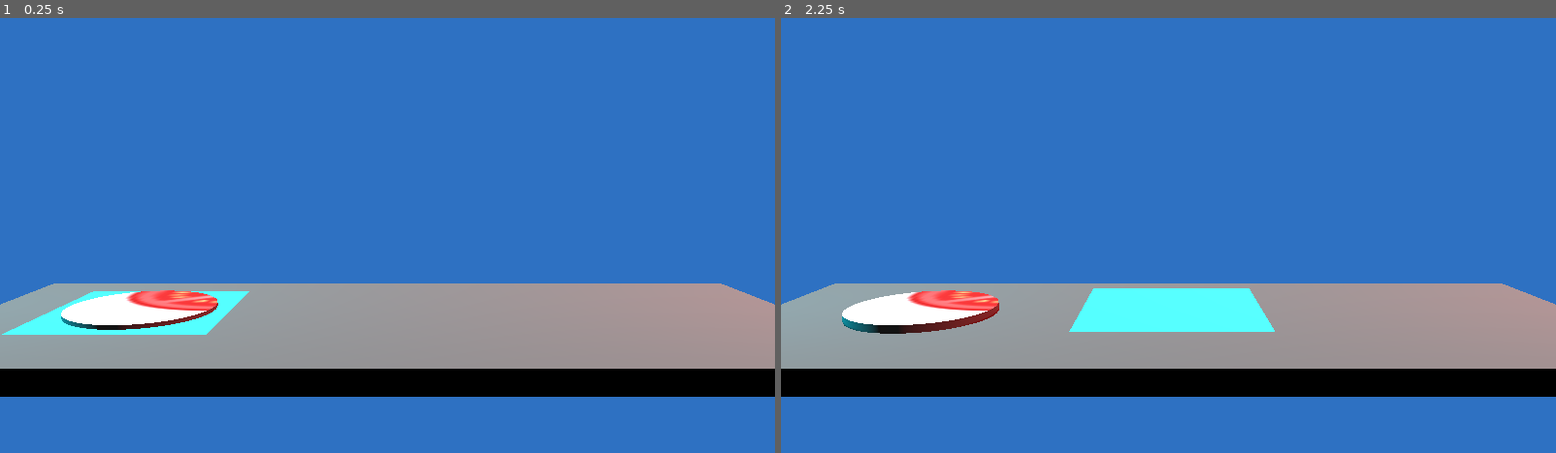
Above: before the commit, frames 1-2 (left to right).
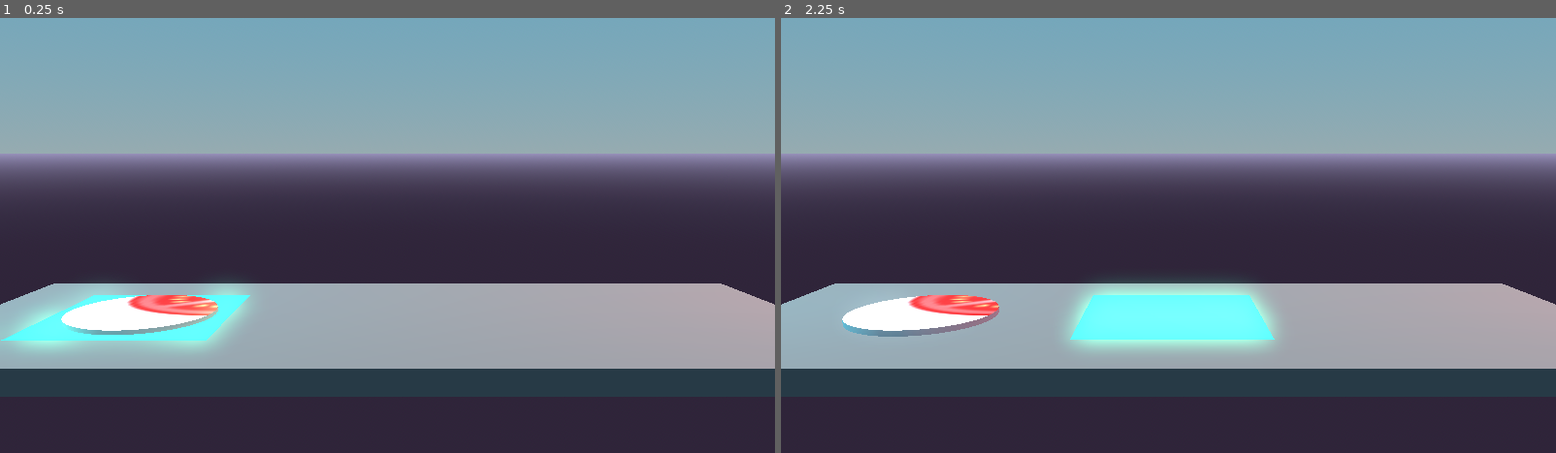
Above: after the commit, the same moments.

Repository: kalgynirae/ld53
Game: Godot game, scene res://game.tscn
Two runs of this game, one before a commit and one after it. Both use one fixed random seed, a clock stepped at 60 frames per second and the inputs below.
Inputs:
- Up to frame 1 (0.25 s): no input
- Up to frame 2 (2.25 s): tap Enter at 0.5, 2 s; hold Right (ui_right) 0.53-1.28 s; tap Space at 1.25 s; hold Left (ui_left) 1.28-2.03 s; hold Right (ui_right) from 2.03 s (still down)

The runs differ from the first frame. In frame 1, 86% of the frame differs, in the area x 0-100%, y 0-100%; in frame 2, 88%.

Commit message:
Improve the camera and world environment settings

Diff:
--- a/game.tscn
+++ b/game.tscn
@@ -1,15 +1,23 @@
-[gd_scene load_steps=5 format=3 uid="uid://dmtvi3nw4u0lo"]
+[gd_scene load_steps=6 format=3 uid="uid://dmtvi3nw4u0lo"]
 
 [ext_resource type="Script" path="res://game.gd" id="1_wr7wq"]
 [ext_resource type="PackedScene" uid="uid://col3crggpuwgb" path="res://table.tscn" id="2_f208o"]
 
+[sub_resource type="ProceduralSkyMaterial" id="ProceduralSkyMaterial_41v08"]
+sky_top_color = Color(0.368627, 0.639216, 0.764706, 1)
+sky_horizon_color = Color(0.588235, 0.67451, 0.694118, 1)
+ground_bottom_color = Color(0.192157, 0.156863, 0.231373, 1)
+ground_horizon_color = Color(0.596078, 0.572549, 0.737255, 1)
+
 [sub_resource type="Sky" id="Sky_14mwn"]
+sky_material = SubResource("ProceduralSkyMaterial_41v08")
 
 [sub_resource type="Environment" id="Environment_cst5l"]
-background_mode = 1
+background_mode = 2
 background_color = Color(0.180392, 0.443137, 0.760784, 1)
 sky = SubResource("Sky_14mwn")
 ambient_light_source = 3
+glow_enabled = true
 
 [node name="Game" type="Node3D"]
 script = ExtResource("1_wr7wq")
--- a/material/table.tres
+++ b/material/table.tres
@@ -2,3 +2,5 @@
 
 [resource]
 albedo_color = Color(0.498039, 0.498039, 0.498039, 1)
+clearcoat_enabled = true
+clearcoat_roughness = 0.19
--- a/stack.gd
+++ b/stack.gd
@@ -15,5 +15,6 @@
 func activate():
 	$Base.visible = true
 
+
 func deactivate():
 	$Base.visible = false
--- a/table.tscn
+++ b/table.tscn
@@ -28,14 +28,14 @@
 
 [node name="Stack1" parent="." instance=ExtResource("3_3g6mi")]
 unique_name_in_owner = true
-transform = Transform3D(1, 0, 0, 0, 1, 0, 0, 0, 1, -0.777647, 0.0555936, 0)
+transform = Transform3D(1, 0, 0, 0, 1, 0, 0, 0, 1, -0.777647, 0.040244, 0)
 
 [node name="Tomato" parent="Stack1" instance=ExtResource("3_o6sgp")]
 
 [node name="Stack2" parent="." instance=ExtResource("3_3g6mi")]
 unique_name_in_owner = true
-transform = Transform3D(1, 0, 0, 0, 1, 0, 0, 0, 1, 0.0102708, 0.0650932, 0)
+transform = Transform3D(1, 0, 0, 0, 1, 0, 0, 0, 1, 0.0102708, 0.0405338, 0)
 
 [node name="Stack3" parent="." instance=ExtResource("3_3g6mi")]
 unique_name_in_owner = true
-transform = Transform3D(1, 0, 0, 0, 1, 0, 0, 0, 1, 0.825862, 0.0587269, 0)
+transform = Transform3D(1, 0, 0, 0, 1, 0, 0, 0, 1, 0.825862, 0.0433771, 0)
